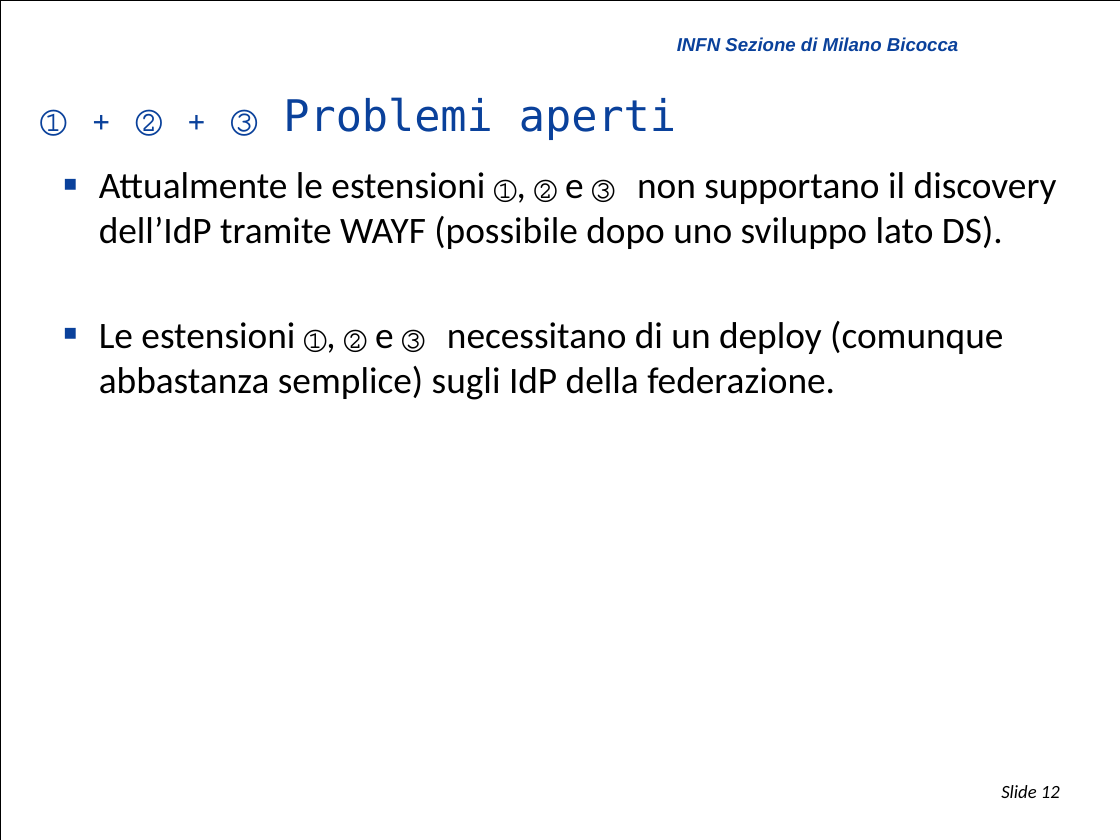
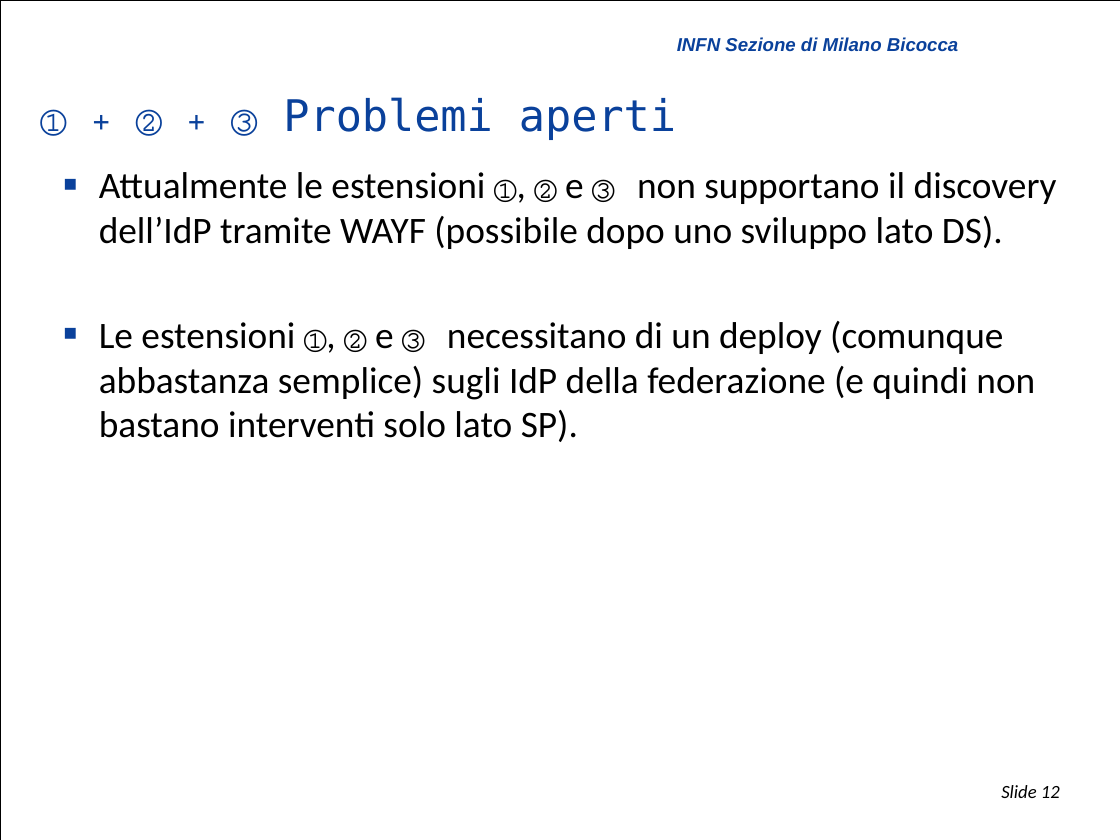
Before and after one commit to biancini/Shibboleth-Authentication, a slide deck: slide 12 of ShibbolethExtensions.pptx. Drawn at 1120x840 pixels with LibreOffice and Linux fonts; fonts in the diff are those of the drawing; background and template pictures are left out. Boxes give left, top, right and bottom in pixels: in the first picture for what was removed or moved away, otherwise in the second. Text is boxed around its words. In the diff, an @@ line names an element or a change of style, - is before the commit and + after.

```diff
--- a/ShibbolethExtensions.pptx
+++ b/ShibbolethExtensions.pptx
@@ text at [99,321,1035,442]: text changed @@
-  ■ Le estensioni ①, ② e ③ necessitano di un deploy (comunque abbastanza semplice) sugli IdP della federazione.
+  ■ Le estensioni ①, ② e ③ necessitano di un deploy (comunque abbastanza semplice) sugli IdP della federazione (e quindi non bastano interventi solo lato SP).
```
Also in this commit, not shown: 11 other slides changed.
